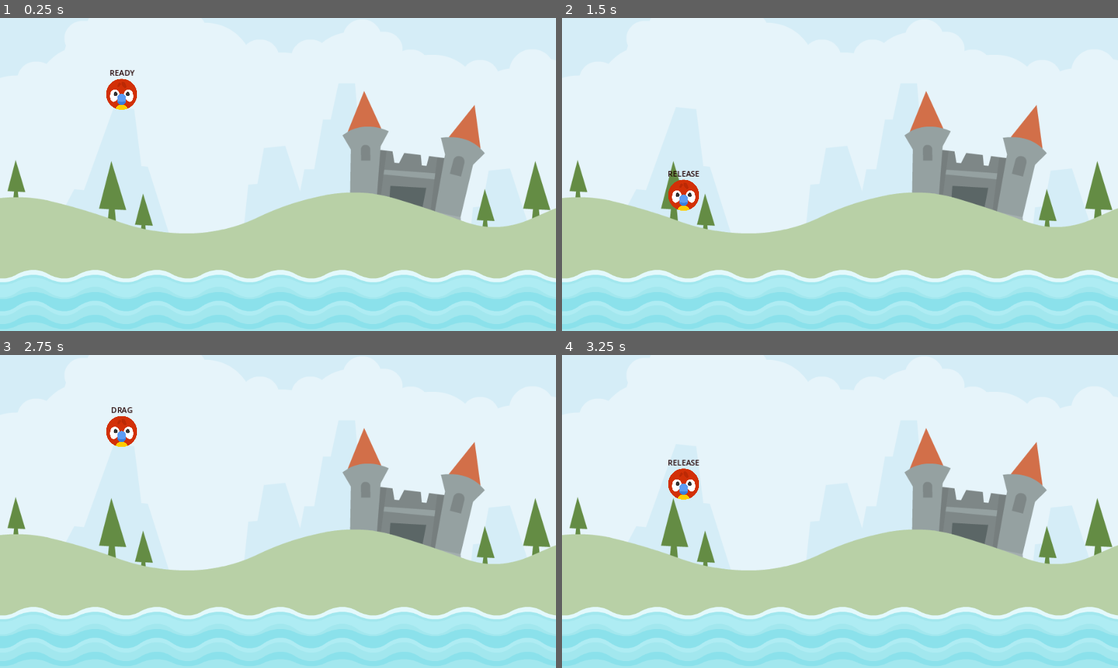
Above: before the commit, frames 1-4 (two rows, left to right).
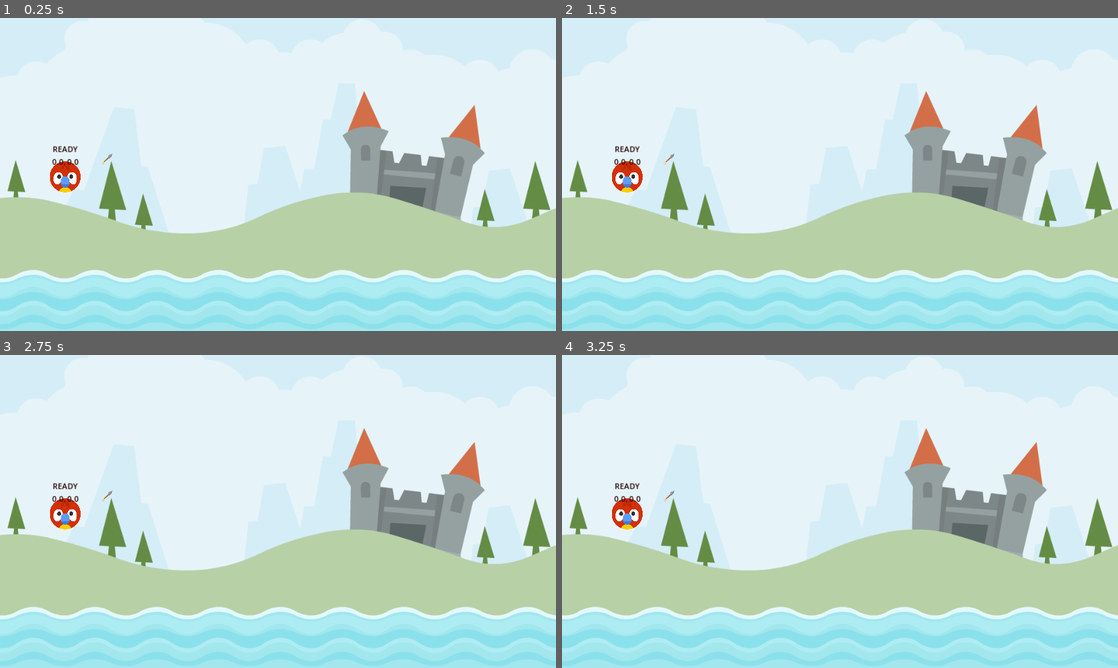
Above: after the commit, the same moments.

Repository: davidzywiec/angry_animals
Game: Godot game, scene res://Scenes/Level/level.tscn
The game is run twice, just before and just after one commit, with the same random seed, the same clock (stepped at 60 frames per second) and the same inputs.
Inputs (mouse positions are in pixels of both pictures, inside the frame that each line leads up to):
- Up to frame 1 (0.25 s): no input
- Up to frame 2 (1.5 s): tap Enter at 0.5 s; drag from (684, 93) to (840, 324) at 0.52 s; drag from (728, 190) to (840, 324) at 1.27 s
- Up to frame 3 (2.75 s): move the mouse to (122, 430) at 2.02 s; press the mouse at (122, 430) at 2.03 s
- Up to frame 4 (3.25 s): release the mouse at (684, 430) at 2.75 s; tap Space at 2.75 s; drag from (812, 574) to (673, 464) at 2.77 s

The runs differ from the first frame. In frame 1, 1.0% of the frame differs, in the area x 9-25%, y 16-56%; in frame 2, 1.1%; in frame 3, 1.0%; in frame 4, 1.1%, in the area x 9-25%, y 33-56%.

Commit message:
WIP: Arrow Rotation

Diff:
--- a/Scenes/Animal/animal.gd
+++ b/Scenes/Animal/animal.gd
@@ -9,8 +9,8 @@
 var state_label : Label = $StateLabel
 
 var _start : Vector2
-const DRAG_LIMIT_MIN : Vector2 = Vector2(-100,0)
-const DRAG_LIMIT_MAX : Vector2 = Vector2(0,100)
+const DRAG_LIMIT_MIN : Vector2 = Vector2(-60,0)
+const DRAG_LIMIT_MAX : Vector2 = Vector2(0,60)
 var _drag_start : Vector2
 var _drag_vector : Vector2
 
@@ -23,7 +23,8 @@
 
 func _physics_process(delta):
 	update(delta)
-	state_label.text = "%s" % ANIMAL_STATE.keys()[_state]
+	state_label.text = "%s\n" % ANIMAL_STATE.keys()[_state]
+	state_label.text += "%.1f, %.1f" % [_drag_vector.x, _drag_vector.y]
 
 
 func update(delta) -> void:
@@ -33,18 +34,16 @@
 
 #Clamp the drag position and the starting position to be within the bounds of the rectangle we want the user to be able to move the animal
 func get_drag_vector(gmp: Vector2) -> Vector2:
-	_drag_start = gmp
-	_drag_vector.x = clampf(_drag_start.x, _start.x + DRAG_LIMIT_MIN.x, _start.x + DRAG_LIMIT_MAX.x)
-	_drag_vector.y = clampf(_drag_start.y, _start.y + DRAG_LIMIT_MIN.y, _start.y + DRAG_LIMIT_MAX.y)
+	_drag_vector = gmp - _drag_start
+	_drag_vector.x = clampf(_drag_vector.x, DRAG_LIMIT_MIN.x, DRAG_LIMIT_MAX.x)
+	_drag_vector.y = clampf(_drag_vector.y, DRAG_LIMIT_MIN.y, DRAG_LIMIT_MAX.y)
 	return _drag_vector
 
 func update_drag() -> void:
 	if detect_release() == true:
 		return
-	#Get new drag vector to move the animal to
-	var new_drag_vector = get_drag_vector(get_global_mouse_position())
-	#Move animal
-	position = new_drag_vector
+	#Move animal with the vector difference limited
+	position = _start + get_drag_vector(get_global_mouse_position())
 
 
 
@@ -62,7 +61,8 @@
 	if _state == ANIMAL_STATE.RELEASE:
 		freeze = false
 	elif _state == ANIMAL_STATE.DRAG:
-		pass
+		#Set the drag start to get difference between mouse and center start of animal
+		_drag_start = get_global_mouse_position()
 
 
 #Process whether user is grabbing the bird to pull
--- a/Scenes/Animal/animal.tscn
+++ b/Scenes/Animal/animal.tscn
@@ -1,7 +1,8 @@
-[gd_scene load_steps=4 format=3 uid="uid://dbmwy1f0a3qs5"]
+[gd_scene load_steps=5 format=3 uid="uid://dbmwy1f0a3qs5"]
 
 [ext_resource type="Script" path="res://Scenes/Animal/animal.gd" id="1_a6yyv"]
 [ext_resource type="Texture2D" uid="uid://dxts56q82u66o" path="res://assets/player/parrot.png" id="1_k1ic4"]
+[ext_resource type="PackedScene" uid="uid://832dm7wxiwvt" path="res://Scenes/Animal/arrow.tscn" id="3_prkkg"]
 
 [sub_resource type="CircleShape2D" id="CircleShape2D_1n702"]
 radius = 32.5576
@@ -36,3 +37,6 @@
 text = "State"
 horizontal_alignment = 1
 vertical_alignment = 1
+
+[node name="Arrow" parent="." instance=ExtResource("3_prkkg")]
+position = Vector2(50, 0)
--- /dev/null
+++ b/Scenes/Animal/arrow.gd
@@ -0,0 +1,22 @@
+extends Node2D
+
+var radius = 50 #distance from center
+var angle = 0.0 #Initial angle
+var _start = Vector2.ZERO
+var _center_position = Vector2.ZERO
+
+# Called when the node enters the scene tree for the first time.
+func _ready() -> void:
+	_center_position = get_parent().global_position + Vector2(20,-20)
+	_start = position
+
+func _physics_process(delta: float) -> void:
+	move_arrow()
+
+func move_arrow() -> void:
+	#Moves the arrow rotation towards the original spot
+	var direction = (_center_position - get_parent().global_position).normalized()
+	angle = direction.angle()
+	rotation = angle
+	#Move the arrow to the position around the radius
+	position =  _start + Vector2(cos(angle), sin(angle)) + direction * radius
--- /dev/null
+++ b/Scenes/Animal/arrow.tscn
@@ -0,0 +1,13 @@
+[gd_scene load_steps=3 format=3 uid="uid://832dm7wxiwvt"]
+
+[ext_resource type="Texture2D" uid="uid://dktovbxej0v8m" path="res://assets/items/arrow.png" id="1_3lu6x"]
+[ext_resource type="Script" path="res://Scenes/Animal/arrow.gd" id="1_d6a3m"]
+
+[node name="Arrow" type="Node2D"]
+script = ExtResource("1_d6a3m")
+
+[node name="Sprite2D" type="Sprite2D" parent="."]
+position = Vector2(300, -9)
+scale = Vector2(0.25, 0.25)
+texture = ExtResource("1_3lu6x")
+offset = Vector2(-1200, 36)
--- a/Scenes/Level/level.tscn
+++ b/Scenes/Level/level.tscn
@@ -16,4 +16,4 @@
 position = Vector2(572, 586)
 
 [node name="SpawnMarker" type="Marker2D" parent="."]
-position = Vector2(252, 158)
+position = Vector2(135, 329)
Not shown, added: Scenes/Animal/arr62B7.tmp
Not shown, added: Scenes/Animal/arr656E.tmp
